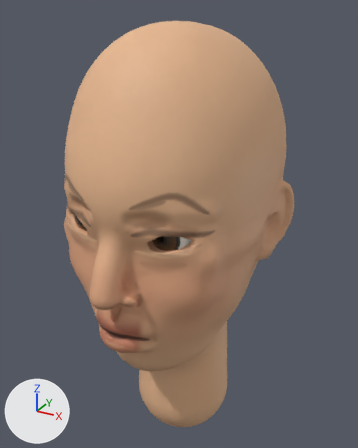
Renders of the glTF model game/assets/models/characters/heads/hawk_f/hawk_f.glb from each side of a commit.
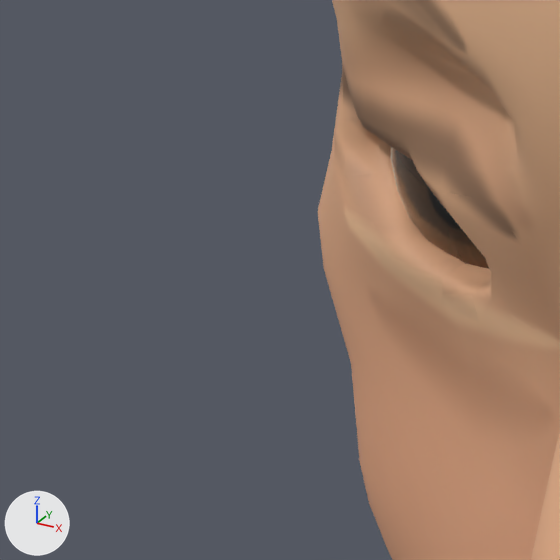
Each version is shown whole from a camera (50 mm lens) standing at (0.181, -0.324, 1.79) and looking at (-0.004, 0.011, 1.622), then close up on the part from 6% to 27% of the width and 43% to 60% of the height. Lighting does not change. The marker at lower left points along +X, +Y and +Z. The first two pictures are the older version. Vertices at exactly the same position are counted once.

The first close-up shows 'Eye_R', 'Head_Mesh'.
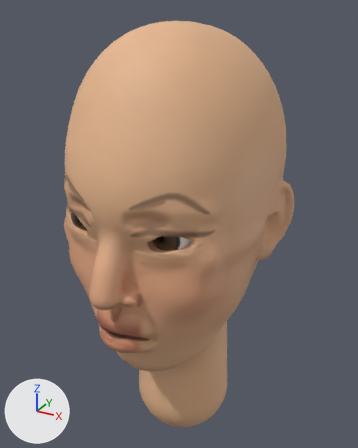
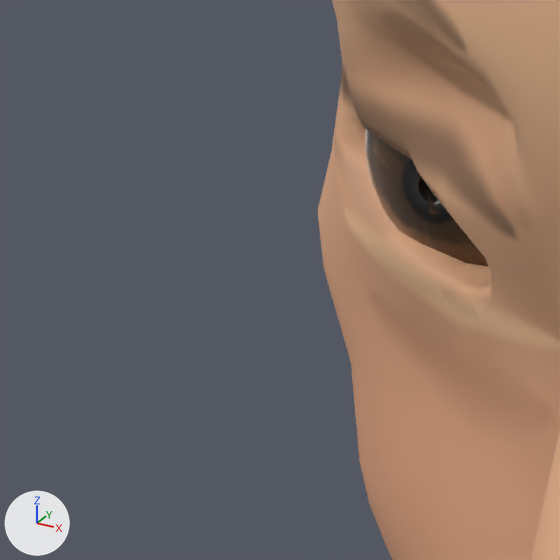
The newer file adds a shape key; the second version is drawn at full value of the shape key 'face_eye_spacing' of 'Eye_R', and the change is written as the vertex moves it makes.

The edits, one by one:
me_eye_r is used by ob_eye_r; location (0.0, 0.0, 0.0).
me_eye_r had 332 vertices, 660 faces and spanned x -0.0488..-0.0156, y -0.0774..-0.0442, z 1.6357..1.6685.
me_eye_r now has 332 vertices, 660 faces and spans x -0.052..-0.0188, y -0.0774..-0.0442, z 1.6357..1.6685.
me_eye_r part 1: the whole mesh is moved by (-0.0032, 0.0, 0.0).

Location of each change, [x1, y1, x2, y2] in pixels of the close-ups (560 x 560 px):
'Eye_R', moved: before [391, 147, 489, 268]; after [365, 129, 488, 266]
